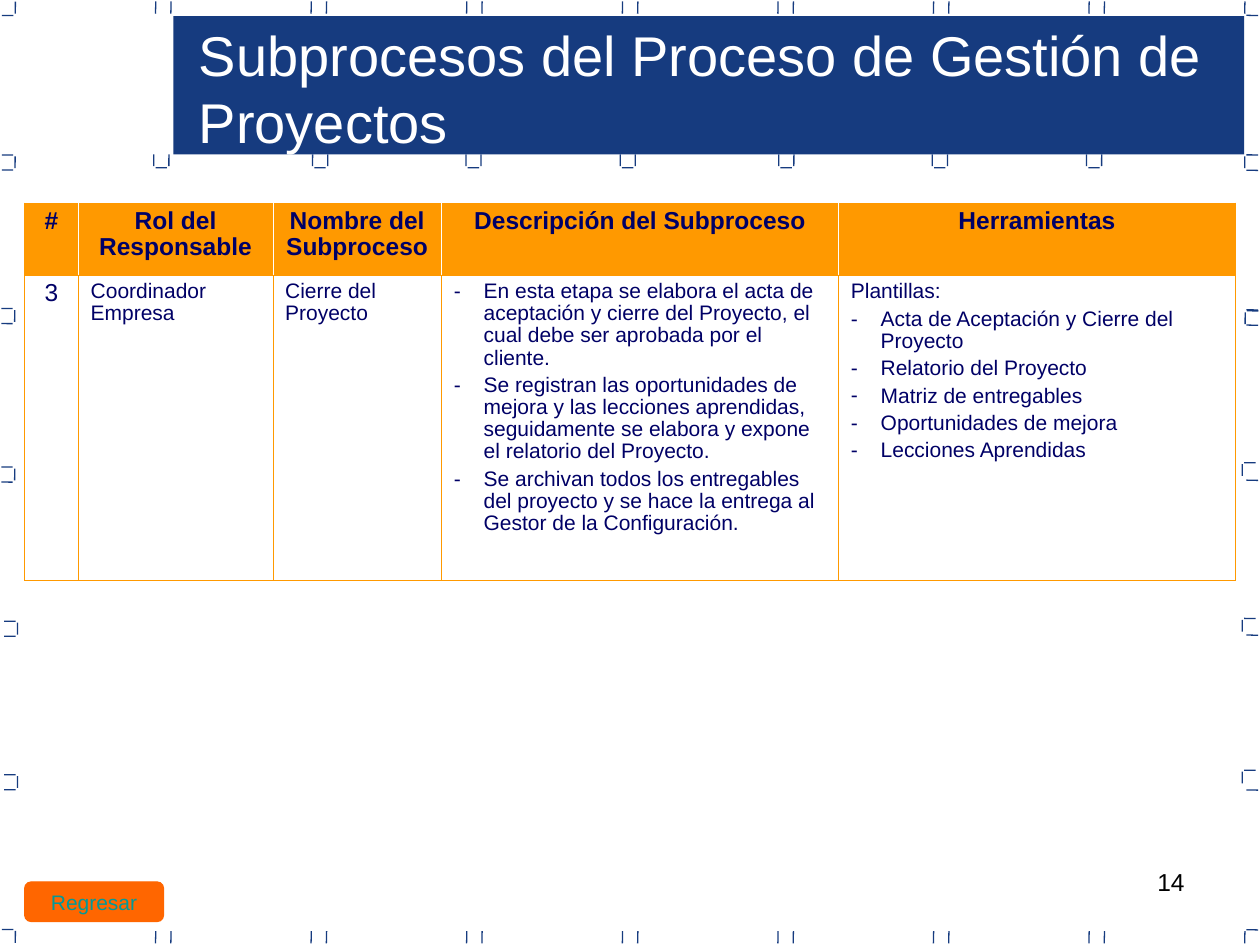
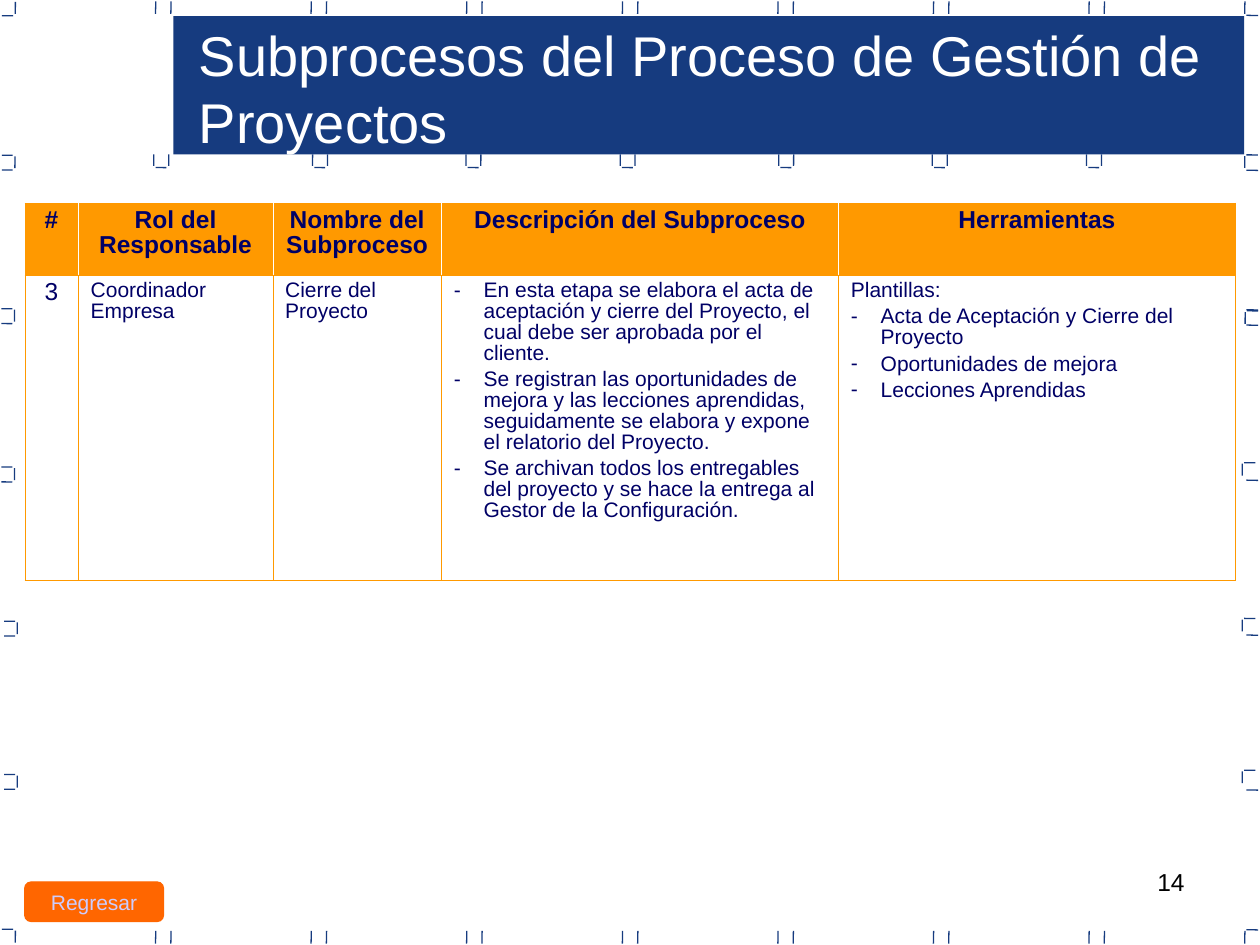
Before and after one commit to jcbv/WilsonStore, a slide deck: slide 14 of Documentacion/Area PP_PMC/Proceso de gestion de proyectos PP-PMC.ppt. Drawn at 1260x945 pixels with LibreOffice and Linux fonts; fonts in the diff are those of the drawing. Boxes give left, top, right and bottom in pixels: in the first picture for what was removed or moved away, otherwise in the second. Text is boxed around its words. In the diff, an @@ line names an element or a change of style, - is before the commit and + after.

Commit message:
Plan de gestion de proyectos

```diff
--- a/Documentacion/Area PP_PMC/Proceso de gestion de proyectos PP-PMC.ppt
+++ b/Documentacion/Area PP_PMC/Proceso de gestion de proyectos PP-PMC.ppt
@@ table at box(25, 203, 1236, 580) @@
-row 2, column 5: Plantillas: / Acta de Aceptación y Cierre del Proyecto / Relatorio del Proyecto / Matriz de entregables / Oportunidades de mejora / Lecciones Aprendidas
+row 2, column 5: Plantillas: / Acta de Aceptación y Cierre del Proyecto / Oportunidades de mejora / Lecciones Aprendidas
@@ line spacing 0.94 to 0.89 @@
@@ borders changed @@
@@ rounded rectangle "Regresar" at box(25, 882, 164, 921): text colour #009999 to #CCCCFF @@
```
Also in this commit, not shown: 31 other slides changed.
